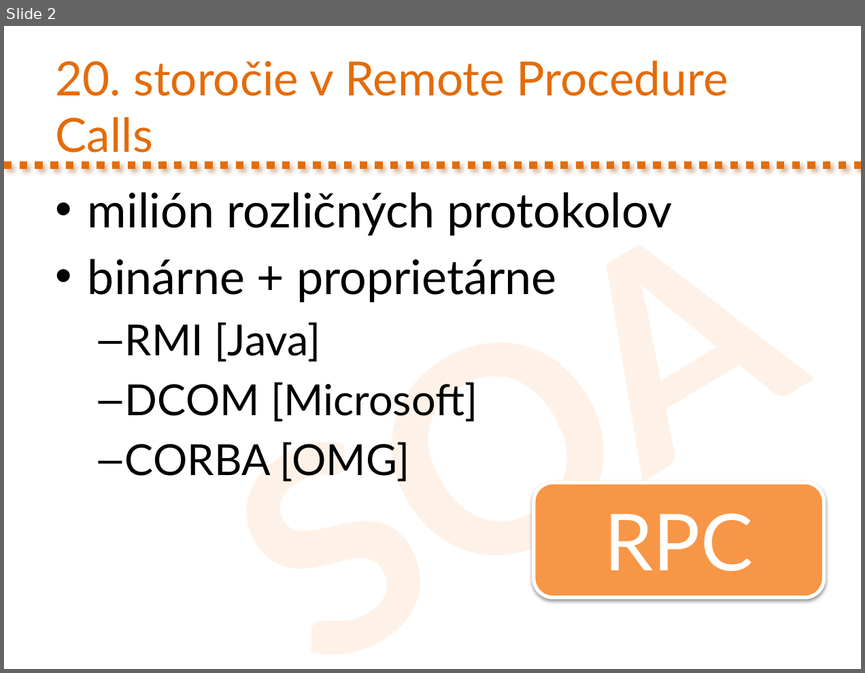
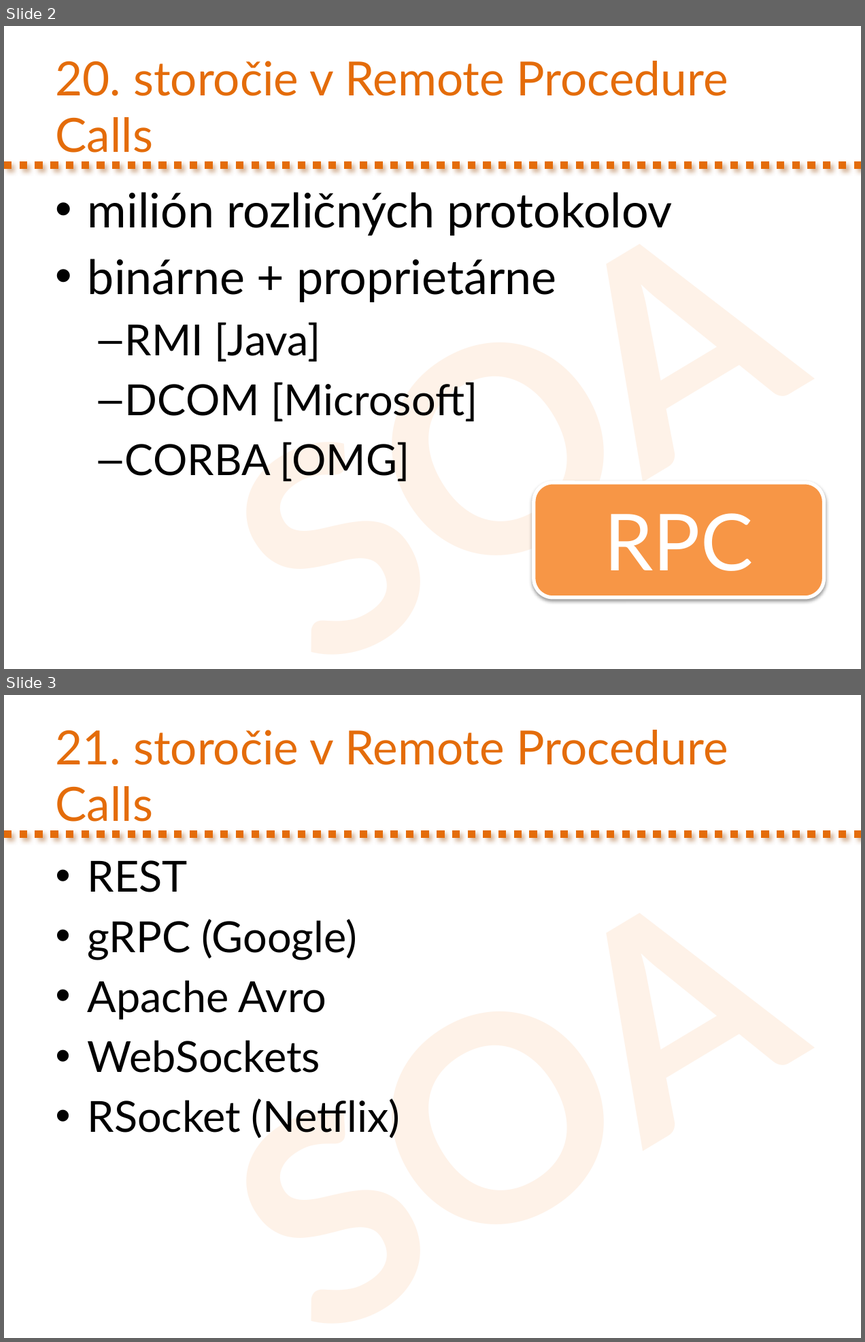
Before and after one commit to novotnyr/kopr-portal, a slide deck: content/soap-web-services/kopr-soap-web-services.pptx. Shown one above the other, each under a label of ours: slide 2 before the commit, slides 2 and 3 after it. The pictures are 865x673 and 865x1342 pixels, drawn with LibreOffice and Linux fonts; fonts in the diff are those of the drawing. Boxes give left, top, right and bottom in pixels: in the first picture for what was removed or moved away, otherwise in the second. Text is boxed around its words. In the diff, an @@ line names an element or a change of style, - is before the commit and + after.

Commit message:
SOAP aktualizovane do roku 2021

```diff
--- a/content/soap-web-services/kopr-soap-web-services.pptx
+++ b/content/soap-web-services/kopr-soap-web-services.pptx
@@ slide 3 added at <box>4,695,861,1338</box>, background #FFFFFF; not listed: 2 template elements that a slide beside it also shows @@
@@ title added at <box>56,730,728,821</box>, 39.6 pt, text #E46C0A @@
+21. storočie v Remote Procedure Calls
@@ text added at <box>88,860,400,1138</box>, 36 pt, text #000000 @@
+• REST
+• gRPC (Google)
+• Apache Avro
+• WebSockets
+• RSocket (Netflix)
```
